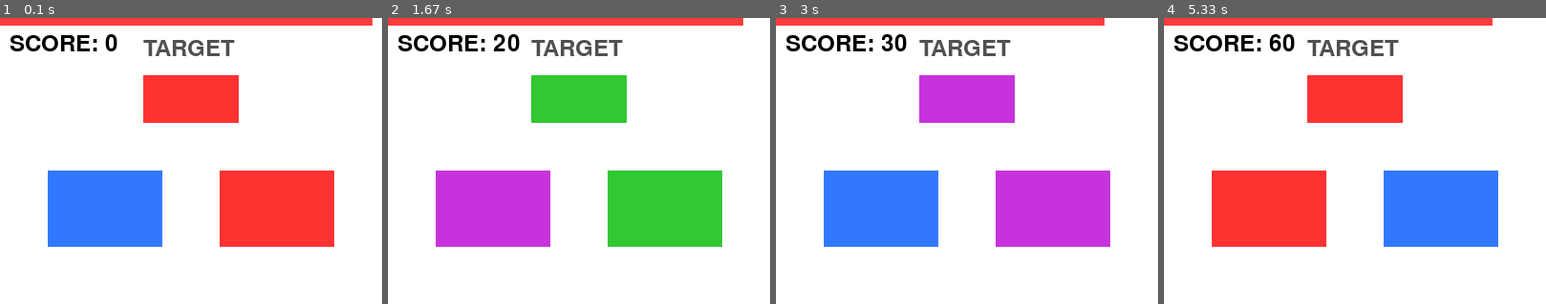
Above: before the commit, frames 1-4 (left to right).
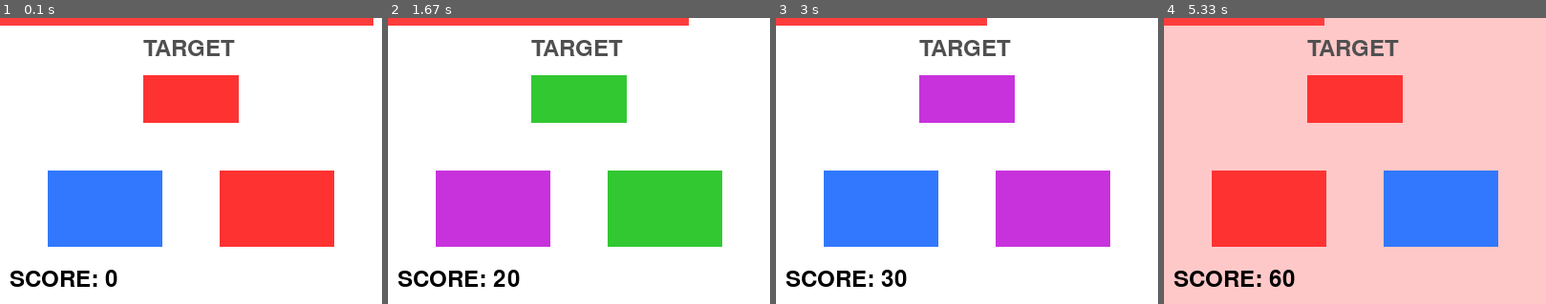
Above: after the commit, the same moments.

Repository: HenryYannis/xiaobao-pygame
Game: pygame game, started from 13-颜色匹配/颜色匹配_第3节课_极速挑战.py
The game is run twice, just before and just after one commit, with the same random seed, the same clock (stepped at 60 frames per second) and the same inputs.
Inputs (mouse positions are in pixels of both pictures, inside the frame that each line leads up to):
- Up to frame 1 (0.1 s): no input
- Up to frame 2 (1.67 s): click (494, 209) at 0.38 s; click (617, 223) at 0.72 s; click (460, 226) at 1.05 s; click (624, 186) at 1.38 s
- Up to frame 3 (3 s): click (882, 209) at 2.22 s; click (1066, 206) at 2.55 s
- Up to frame 4 (5.33 s): click (1488, 235) at 3.38 s; click (1232, 189) at 3.72 s; click (1488, 215) at 4.05 s; click (1263, 209) at 4.88 s; click (1492, 226) at 5.22 s

The runs differ from the first frame. In frame 1, 1.7% of the frame differs, in the area x 2-98%, y 0-94%; in frame 2, 2.3%; in frame 3, 2.8%; in frame 4, 78%, in the area x 0-100%, y 0-100%.

Commit message:
颜色匹配：只响应左键、终课改用毫秒计时、点错扣时间并闪红

Diff:
--- a/13-颜色匹配/颜色匹配_第3节课_极速挑战.py
+++ b/13-颜色匹配/颜色匹配_第3节课_极速挑战.py
@@ -22,21 +22,27 @@
 选项1, 选项2, 目标答案 = 生成题目()
 得分 = 0                                              # 新增变量：累计匹配成功的得分
 剩余时间比例 = 1.0                                     # 新增变量：时间条百分比(1.0代表满槽，随时间逐渐缩短)
+时间上限 = 4000                                       # 新增变量：时间条满槽代表4000毫秒(4秒)
+截止时间 = pygame.time.get_ticks() + 时间上限         # 新增变量：用get_ticks()毫秒计时，到了这个时刻时间就用完了
+闪红截止 = 0                                          # 新增变量：点错后背景闪红到这个时刻为止
 游戏结束 = False                                      # 新增变量：时间耗尽后的结局标志位
 运行中 = True
 
 while 运行中:
+    当前时间 = pygame.time.get_ticks()                # 新增代码：每帧读取一次当前毫秒数
+
     for 事件 in pygame.event.get():
         if 事件.type == pygame.QUIT:
             运行中 = False
         if 游戏结束 and 事件.type == pygame.KEYDOWN and 事件.key == pygame.K_SPACE:  # 新增代码：超时失败后按空格键满血重开
             得分 = 0                                  # 新增代码：分数清零
             剩余时间比例 = 1.0                         # 新增代码：时间条恢复满槽
+            截止时间 = 当前时间 + 时间上限            # 新增代码：重新计时，从现在起再给满满4秒
             选项1, 选项2, 目标答案 = 生成题目()         # 新增代码：重置题目
             游戏结束 = False                          # 新增代码：恢复游戏进行态
 
-        if not 游戏结束 and 事件.type == pygame.MOUSEBUTTONDOWN:
-            鼠标x, 鼠标y = pygame.mouse.get_pos()
+        if not 游戏结束 and 事件.type == pygame.MOUSEBUTTONDOWN and 事件.button == 1:  # 进行中才响应鼠标左键
+            鼠标x, 鼠标y = 事件.pos                   # 取事件自带的点击坐标
             选择颜色 = -1                             # 初始化选择结果，-1代表未点击在有效方块内
             if 160 <= 鼠标y <= 240:                    # 判定是否落在下方选项高度区间内
                 if 50 <= 鼠标x <= 170:                 # 点击左侧选项方块
@@ -46,16 +52,19 @@
 
             if 选择颜色 == 目标答案:                  # 颜色比对：点击的颜色与目标一致判定答对
                 得分 += 10                            # 新增代码：答对加10分
-                剩余时间比例 = min(1.0, 剩余时间比例 + 0.25)  # 新增代码：答对奖励补充时间条(上限1.0)
+                截止时间 = min(当前时间 + 时间上限, 截止时间 + 1000)  # 新增代码：答对奖励1秒，但不超过满槽
                 选项1, 选项2, 目标答案 = 生成题目()     # 立即刷新下一轮题目
+            elif 选择颜色 != -1:                      # 新增代码：点中了方块但颜色不对
+                截止时间 -= 600                       # 新增代码：点错扣0.6秒，乱点就过不了关
+                闪红截止 = 当前时间 + 200             # 新增代码：背景闪红0.2秒提示点错了
 
-    if not 游戏结束:                                   # 新增代码：仅在进行中递减时间进度
-        剩余时间比例 -= 0.004                         # 新增代码：时间自然流逝，每帧匀速减少时间
+    if not 游戏结束:                                  # 新增代码：仅在进行中更新时间进度
+        剩余时间比例 = max(0.0, (截止时间 - 当前时间) / 时间上限)  # 新增代码：剩下的毫秒数除以满槽毫秒数，得到0~1的比例
         if 剩余时间比例 <= 0.0:                        # 新增代码：时间耗尽触发游戏结束
-            剩余时间比例 = 0.0
             游戏结束 = True
 
-    窗口.fill((255, 255, 255))                         # 纯白背景全屏清屏覆盖
+    背景色 = (255, 200, 200) if 当前时间 < 闪红截止 else (255, 255, 255)  # 新增代码：点错后的0.2秒内背景变成浅红色
+    窗口.fill(背景色)                                 # 背景全屏清屏覆盖
     pygame.draw.rect(窗口, (255, 60, 60), (0, 0, int(400 * 剩余时间比例), 8))  # 新增代码：顶部红色倒计时进度条(宽=400*比例)
 
     目标标题 = 字体.render("TARGET", True, (80, 80, 80))
@@ -66,11 +75,11 @@
     pygame.draw.rect(窗口, 颜色列表[选项2], (230, 160, 120, 80))                # 绘制右侧候选颜色方块(宽120, 高80)
 
     得分画面 = 字体.render(f"SCORE: {得分}", True, (0, 0, 0))                   # 新增代码：默认字体纯英文渲染得分
-    窗口.blit(得分画面, (10, 15))                                              # 新增代码：贴在左上角UI位置
+    窗口.blit(得分画面, (10, 262))                    # 新增代码：贴在左下角，不和顶部的 TARGET 重叠
 
     if 游戏结束:
         提示画面 = 字体.render("TIME UP! - Press SPACE", True, (255, 0, 0))      # 新增代码：红色醒目英文提示时间耗尽与空格重开
-        窗口.blit(提示画面, (50, 120))                                          # 新增代码：居中贴在画面中部
+        窗口.blit(提示画面, 提示画面.get_rect(center=(200, 135)))  # 新增代码：get_rect(center=...)让文字正好居中
 
     pygame.display.flip()                              # 双缓冲刷新：将新绘制的画面一次性呈现到屏幕
     时钟.tick(60)                                      # 锁定帧率：稳定每秒60帧流畅运行
